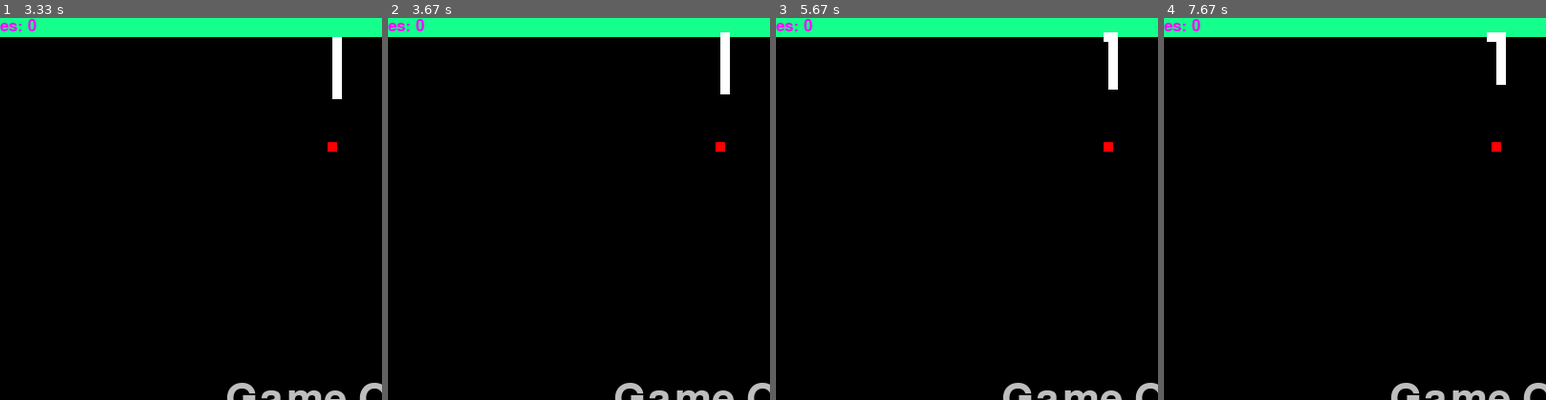
Above: before the commit, frames 1-4 (left to right).
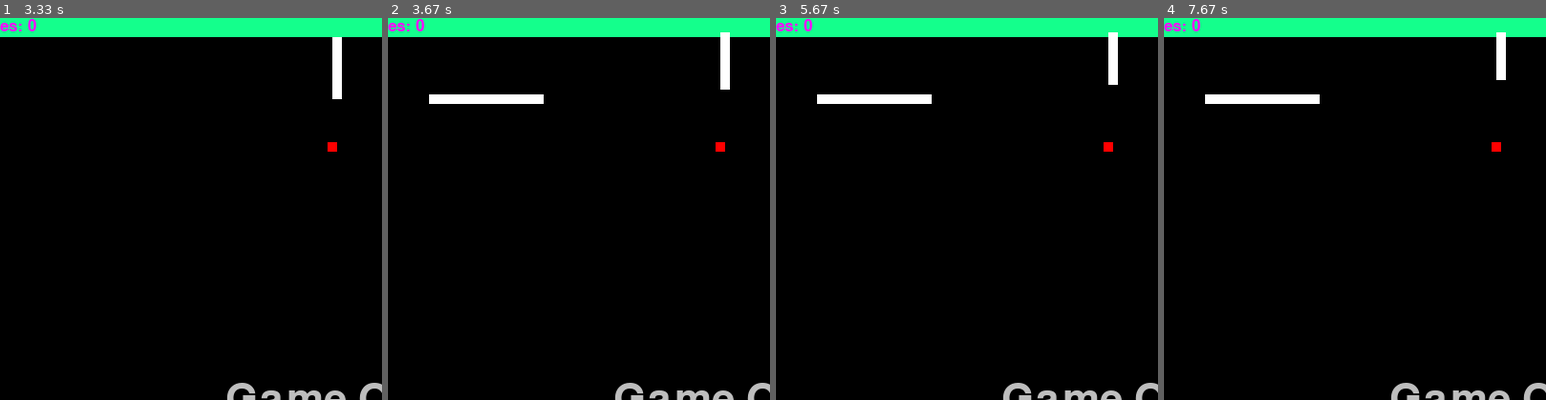
Above: after the commit, the same moments.

Repository: echocho/pygame_Snake
Game: pygame game, started from run_game.py
Same seed, same stepped clock (60 frames per second), same inputs: the game is played once before the commit and once after it.
Inputs:
- Up to frame 1 (3.33 s): click "PLAY" at 0.42 s; hold Up 1.17-1.63 s; hold Left from 3.07 s (still down)
- Up to frame 2 (3.67 s): release Left at 3.47 s
- Up to frame 3 (5.67 s): no input
- Up to frame 4 (7.67 s): no input
The pictures show only the part of the screen within x 5-55%, y 0-50%; the shares and areas given below are measured in that part.

Frame 1 is identical in both runs. In frame 2, 0.8% of the frame differs, in the area x 10-90%, y 18-23%; in frame 3, 0.8%; in frame 4, 0.8%, in the area x 10-90%, y 3-23%.

Commit message:
Modified the way it ends

Diff:
--- a/run_game.py
+++ b/run_game.py
@@ -1,4 +1,5 @@
 import pygame, random, time
+
 pygame.init()
 
 import snake_world
@@ -48,35 +49,32 @@
 clock = pygame.time.Clock()
 
 
-class BorderHitChecker:
-
-    def __init__(self):
-        self.status = False
-
-    def check(self):
-        (head_x_pos, head_y_pos) = Snake.head_location()
-        # print('head_x_pos, head_y_pos', head_x_pos, head_y_pos)
-        # print('border thickness', BORDER_THICKNESS)
-        if head_x_pos < BORDER_THICKNESS or head_x_pos > SCREEN_WIDTH - BORDER_THICKNESS or head_y_pos < BORDER_THICKNESS or head_y_pos > SCREEN_HEIGHT - BORDER_THICKNESS:
-            World.game_over(screen)
-            print('hit border')
-            self.status = True
+def hit_border():
+    (head_x_pos, head_y_pos) = Snake.head_location()
+    # print('head_x_pos, head_y_pos', head_x_pos, head_y_pos)
+    # print('border thickness', BORDER_THICKNESS)
+    if head_x_pos < BORDER_THICKNESS or head_x_pos > SCREEN_WIDTH - BORDER_THICKNESS or head_y_pos < BORDER_THICKNESS or head_y_pos > SCREEN_HEIGHT - BORDER_THICKNESS:
+        print('hit border')
+        return True
+    return False
 
 
-class CollapseChecker:
+def collapse_itself():
+    if Snake.body_list[-1] in Snake.body_list[:-1]:
+        print('Collapse with itself')
+        # print('Snake.bodyList', Snake.body_list)
+        # print(Snake.body_list[-1])
+        # print(Snake.body_list[:-1])
+        return True
+    return False
 
-    def __init__(self):
-        self.status = False
-
-    def check(self):
-        if Snake.body_list[-1] in Snake.body_list[:-1]:
-            World.game_over(screen)
-            print('Collapse with itself')
-            print('Snake.bodyList', Snake.body_list)
-            # print(Snake.body_list[-1])
-            # print(Snake.body_list[:-1])
-            self.status = True
-
+# -------------------- to be fixed
+def restart():
+    Manu.game_intro(screen, 'Snake of Simplicity', GAME_TITLE_SIZE)
+    if Manu.status_quit:
+        pygame.quit()
+    main_game_loop()
+# ------------------- to be fixed
 
 Manu.game_intro(screen, 'Snake of Simplicity', GAME_TITLE_SIZE)
 if Manu.status_quit:
@@ -117,30 +115,33 @@
         # check if snake eats the food and then generate new food:
         food_x, food_y = Food.current_location()
         snake_x, snake_y = Snake.head_location()
-        print('(food_x, food_y)', (food_x, food_y))
-        print('(snake_x, snake_y)', (snake_x, snake_y))
-        print('Snake.body_list', Snake.body_list)
-        print('len of Snake.body_list', len(Snake.body_list))
+        # print('(food_x, food_y)', (food_x, food_y))
+        # print('(snake_x, snake_y)', (snake_x, snake_y))
+        # print('Snake.body_list', Snake.body_list)
+        # print('len of Snake.body_list', len(Snake.body_list))
 
         # if snake_x >= food_x and snake_x + SNAKE_RECT_LEN >= food_x + foodRectSize:
         if snake_x == food_x and snake_y == food_y:
-            print('----------------yes food in bodylist------------------')
+            # print('----------------yes food in bodylist------------------')
             Snake.extend_body(food_x, food_y)
             Food.generate_food(FOOD_RANGE_1, FOOD_RANGE_2)
             score += 1
-            print('--------------------------------------score------------------')
+            # print('--------------------------------------score------------------')
             print(score)
             World.score_cal(screen, score) # added
 
         Food.draw_food(screen)
 
-        BorderHitChecker().check()
-        if BorderHitChecker().status:
+
+# -------------------- to be fixed
+        if hit_border() or collapse_itself():
+            World.game_over(screen)
             carry_on = False
+            restart()
+            print('carry_on is false now')
 
-        CollapseChecker().check()
-        if CollapseChecker().status:
-            carry_on = False
+# -------------------- to be fixed
+
 
         pygame.display.update()
         clock.tick(60)
